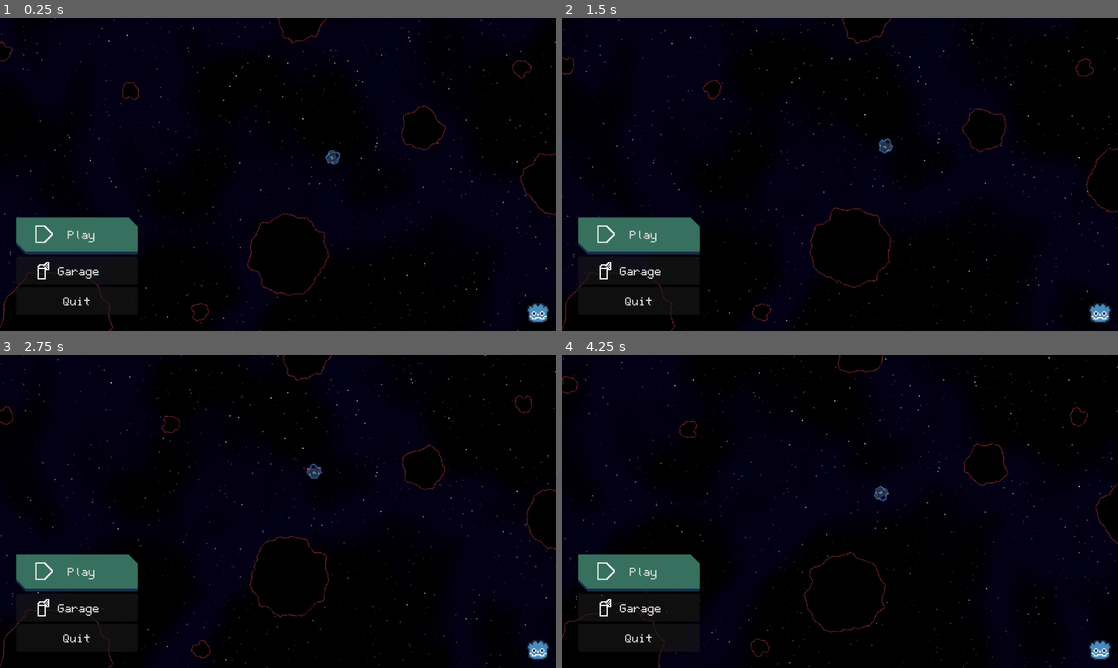
Above: before the commit, frames 1-4 (two rows, left to right).
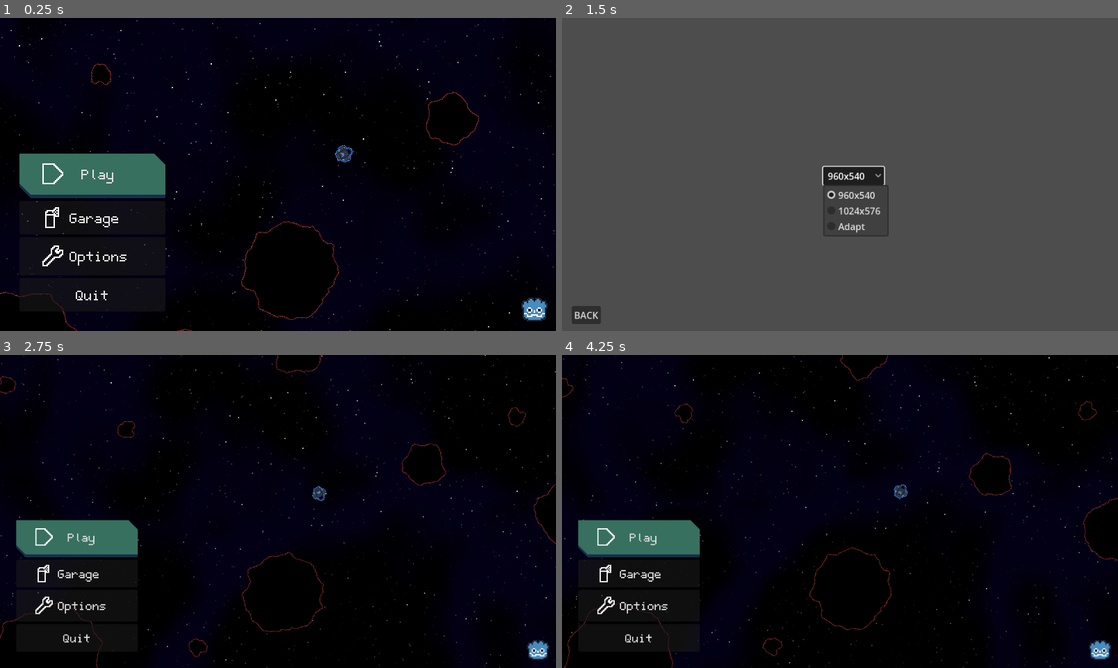
Above: after the commit, the same moments.

Repository: A5TR0spud/asterdrift_redshift
Game: Godot game, scene res://Scenes/Menus/main_menu.tscn
Same seed, same stepped clock (60 frames per second), same inputs: the game is played once before the commit and once after it.
Inputs (mouse positions are in pixels of both pictures, inside the frame that each line leads up to):
- Up to frame 1 (0.25 s): no input
- Up to frame 2 (1.5 s): click (656, 255) at 0.5 s, where only the run after the commit has a clickable "Options"; click (851, 174) at 1.25 s, where only the run after the commit has a clickable "960x540"
- Up to frame 3 (2.75 s): click (22, 652) at 2 s, where only the run after the commit has a clickable "BACK"
- Up to frame 4 (4.25 s): click "Play" at 2.75 s; click "main menu" at 3.5 s

The runs differ from the first frame. In frame 1, 8.9% of the frame differs, in the area x 0-100%, y 0-100%; in frame 2, 100%; in frame 3, 6.5%; in frame 4, 6.5%.

Commit message:
Resolution, Radar Fix

Diff:
--- a/Scenes/Menus/control.gd
+++ b/Scenes/Menus/control.gd
@@ -9,7 +9,7 @@
 
 
 func _on_options_pressed():
-	pass
+	get_tree().change_scene_to_file("res://Scenes/Menus/options.tscn")
 
 
 func _on_quit_pressed():
--- /dev/null
+++ b/Scenes/Menus/main_menu.gd
@@ -0,0 +1,13 @@
+extends Node2D
+
+
+func _ready():
+	var newSize: Vector2 = Vector2(960, 540)
+	newSize.x = DataManager.Load("ResolutionX", newSize.x)
+	newSize.y = DataManager.Load("ResolutionY", newSize.y)
+
+	if DataManager.Load("ResolutionIndex", -1) == -1:
+		newSize = DisplayServer.screen_get_size() * 0.5
+
+	var root = get_tree().root
+	root.content_scale_size = newSize
--- a/Scenes/Menus/main_menu.tscn
+++ b/Scenes/Menus/main_menu.tscn
@@ -1,5 +1,6 @@
-[gd_scene load_steps=20 format=3 uid="uid://dloxvgj0o0aas"]
-
+[gd_scene load_steps=21 format=3 uid="uid://dloxvgj0o0aas"]
+
+[ext_resource type="Script" path="res://Scenes/Menus/main_menu.gd" id="1_7n6q0"]
 [ext_resource type="Script" path="res://Scenes/Menus/control.gd" id="1_mr2mu"]
 [ext_resource type="Texture2D" uid="uid://ccgxfu1vo0nw5" path="res://Assets/UI/Icons/Play.png" id="2_i8p1f"]
 [ext_resource type="FontFile" uid="uid://bj06oub24ay2o" path="res://Assets/Font/Aster.ttf" id="2_utqbt"]
@@ -52,6 +53,7 @@
 size = Vector2(970, 550)
 
 [node name="MainMenu" type="Node2D"]
+script = ExtResource("1_7n6q0")
 
 [node name="CanvasLayer" type="CanvasLayer" parent="."]
 
@@ -94,9 +96,10 @@
 alignment = 0
 
 [node name="Options" type="Button" parent="CanvasLayer/Control/VBoxContainer"]
-visible = false
 custom_minimum_size = Vector2(0, 55)
 layout_mode = 2
+theme_override_fonts/font = ExtResource("2_utqbt")
+theme_override_font_sizes/font_size = 32
 text = "Options
 "
 icon = ExtResource("4_ino3e")
--- /dev/null
+++ b/Scenes/Menus/options.gd
@@ -0,0 +1,31 @@
+extends Node2D
+class_name Options
+
+var selIndex: int = 1
+var Resolution: Vector2 = Vector2(960, 540)
+
+func _ready():
+	selIndex = DataManager.Load("ResolutionIndex", selIndex)
+	Resolution.x = DataManager.Load("ResolutionX", Resolution.x)
+	Resolution.y = DataManager.Load("ResolutionY", Resolution.y)
+	$CanvasLayer/Control/OptionButton.select(selIndex)
+	_on_option_button_item_selected(selIndex)
+
+func _on_button_pressed():
+	get_tree().change_scene_to_file("res://Scenes/Menus/main_menu.tscn")
+
+
+func _on_option_button_item_selected(index):
+	var root = get_tree().root
+	var newSize: Vector2 = Vector2(960, 540)
+	if index == 0:
+		newSize = Vector2(960, 540)
+	elif index == 1:
+		newSize = Vector2(1024, 576)
+	elif index == 2:
+		newSize = 0.5 * DisplayServer.screen_get_size(DisplayServer.window_get_current_screen())
+	root.content_scale_size = newSize
+	selIndex = index
+	DataManager.Save("ResolutionIndex", selIndex)
+	DataManager.Save("ResolutionX", newSize.x)
+	DataManager.Save("ResolutionY", newSize.y)
--- /dev/null
+++ b/Scenes/Menus/options.tscn
@@ -0,0 +1,50 @@
+[gd_scene load_steps=2 format=3 uid="uid://cujhuogujxuo5"]
+
+[ext_resource type="Script" path="res://Scenes/Menus/options.gd" id="1_ysgo7"]
+
+[node name="Options" type="Node2D"]
+script = ExtResource("1_ysgo7")
+
+[node name="CanvasLayer" type="CanvasLayer" parent="."]
+
+[node name="Control" type="Control" parent="CanvasLayer"]
+layout_mode = 3
+anchors_preset = 15
+anchor_right = 1.0
+anchor_bottom = 1.0
+grow_horizontal = 2
+grow_vertical = 2
+
+[node name="OptionButton" type="OptionButton" parent="CanvasLayer/Control"]
+layout_mode = 1
+anchors_preset = 1
+anchor_left = 1.0
+anchor_right = 1.0
+offset_left = -509.0
+offset_top = 257.0
+offset_right = -404.0
+offset_bottom = 288.0
+grow_horizontal = 0
+selected = 2
+item_count = 3
+popup/item_0/text = "960x540"
+popup/item_1/text = "1024x576"
+popup/item_1/id = 1
+popup/item_2/text = "Adapt"
+popup/item_2/id = 2
+
+[node name="Button" type="Button" parent="CanvasLayer/Control"]
+layout_mode = 1
+anchors_preset = 2
+anchor_top = 1.0
+anchor_bottom = 1.0
+offset_left = 17.0
+offset_top = -20.0
+offset_right = 25.0
+offset_bottom = -12.0
+grow_vertical = 0
+text = "BACK
+"
+
+[connection signal="item_selected" from="CanvasLayer/Control/OptionButton" to="." method="_on_option_button_item_selected"]
+[connection signal="pressed" from="CanvasLayer/Control/Button" to="." method="_on_button_pressed"]
--- a/Scenes/Player/Player.tscn
+++ b/Scenes/Player/Player.tscn
@@ -28,6 +28,7 @@
 [ext_resource type="Shader" path="res://Shaders/PixelCircle.gdshader" id="23_743qs"]
 [ext_resource type="Texture2D" uid="uid://xgkoxrkco1x6" path="res://Assets/Ships/Upgrades/ShieldDeflection.png" id="23_p2wwt"]
 [ext_resource type="Shader" path="res://Shaders/TractorBay.gdshader" id="25_8rbcp"]
+[ext_resource type="Shader" path="res://Shaders/Tesla.gdshader" id="29_g5u7d"]
 [ext_resource type="Script" path="res://Scenes/Player/radar.gd" id="29_xcgy5"]
 
 [sub_resource type="CircleShape2D" id="CircleShape2D_kl7m2"]
@@ -146,6 +147,9 @@
 [sub_resource type="CircleShape2D" id="CircleShape2D_m7d02"]
 radius = 24.0
 
+[sub_resource type="ShaderMaterial" id="ShaderMaterial_5rid5"]
+shader = ExtResource("29_g5u7d")
+
 [sub_resource type="CircleShape2D" id="CircleShape2D_qliv8"]
 radius = 768.0
 
@@ -458,6 +462,7 @@
 grow_vertical = 2
 
 [node name="MagnetArea" type="Area2D" parent="."]
+visible = false
 z_index = -200
 z_as_relative = false
 rotation = 1.5708
@@ -518,7 +523,6 @@
 scale = Vector2(10, 10)
 
 [node name="ShieldProjector" type="Area2D" parent="."]
-visible = false
 top_level = true
 rotation = -1.5708
 collision_layer = 0
@@ -531,6 +535,7 @@
 debug_color = Color(0, 0.595, 0.7, 0)
 
 [node name="BounceShield" type="Sprite2D" parent="ShieldProjector"]
+visible = false
 top_level = true
 texture = ExtResource("23_p2wwt")
 
@@ -538,7 +543,16 @@
 remote_path = NodePath("../BounceShield")
 update_rotation = false
 
+[node name="TeslaRect" type="ColorRect" parent="ShieldProjector"]
+visible = false
+material = SubResource("ShaderMaterial_5rid5")
+offset_left = -60.0
+offset_top = -60.0
+offset_right = 60.0
+offset_bottom = 60.0
+
 [node name="Radar" type="Area2D" parent="."]
+visible = false
 top_level = true
 rotation = -1.5708
 collision_layer = 0
--- a/Scenes/Player/radar.gd
+++ b/Scenes/Player/radar.gd
@@ -8,7 +8,7 @@
 @onready var Player := $".."
 
 func _ready():
-	if UpgradesManager.Load("Dish") < 1 || !Player.CAN_MOVE || Player.IS_IN_GARAGE:
+	if UpgradesManager.Load("Dish") + UpgradesManager.Load("Radar") < 1 || !Player.CAN_MOVE || Player.IS_IN_GARAGE:
 		queue_free()
 		hide()
 	else:
@@ -34,7 +34,10 @@
 
 func _on_body_entered(body):
 	if body is Entity:
-		TrackedBodies.append(body)
+		if UpgradesManager.Load("Dish") > 0 && body.isAsteroid:
+			TrackedBodies.append(body)
+		elif UpgradesManager.Load("Radar") > 0 && body is Collectable:
+			TrackedBodies.append(body)
 		_reload_child_count()
 
 func _on_body_exited(body):
--- /dev/null
+++ b/Shaders/Tesla.gdshader
@@ -0,0 +1,33 @@
+shader_type canvas_item;
+
+float badMod(float v, float i) {
+	while (v < 0.0) {
+		v += i;
+	}
+	while (v > i) {
+		v -= i;
+	}
+	return v / i;
+}
+
+void fragment() {
+	vec2 localCoord = UV * 2.0 - 1.0;
+	float dist = length(localCoord);
+	if (dist > 1.0) {
+		discard;
+	}
+	float angle = atan(localCoord.y, localCoord.x) * 0.159154570919;
+	float a = 1.0;
+	a = angle + 0.5;
+	float dif = badMod(a - TIME * 0.1, 1.0);
+	float angledA = max(dif, 1.0 - dif) * 2.0 - 1.0;
+	a = angledA;
+	float timeVariance = badMod(TIME, 1.0);
+	a *= abs(dist - 0.5) * (2.0 - angledA) + angledA;
+	a *= dist * 0.5 + 0.5;
+	a -= dist;
+	a *= 2.0;
+	a -= 1.0 - dist;
+	a *= 2.0;
+	COLOR.a = a;
+}
--- /dev/null
+++ b/Shaders/Wormhole.gdshader
@@ -0,0 +1,33 @@
+shader_type canvas_item;
+
+uniform float TIME_COEFFICIENT = -0.1;
+uniform float ANGLE_STEP = 0.5;
+uniform float PULSE_COEFFICIENT = 0.0;
+uniform float PULSE_TIME_COEFFICIENT = 1.0;
+uniform float PULSE_DIST_COEFFICIENT = 5.0;
+uniform float PULSE_GROW_COEFFICIENT = 5.0;
+
+float badMod(float v, float i) {
+	v = abs(v);
+	while (v > i) {
+		v -= i;
+	}
+	return v / i;
+}
+
+void fragment() {
+	vec2 localCoord = UV * 2.0 - 1.0;
+	float dist = length(localCoord);
+	if (dist > 1.0) {
+		discard;
+	}
+	float angle = atan(localCoord.y, localCoord.x) * 0.159154570919;
+	angle += 0.1 * PULSE_COEFFICIENT * sin(-PULSE_GROW_COEFFICIENT * TIME + dist * PULSE_DIST_COEFFICIENT + cos(TIME * PULSE_TIME_COEFFICIENT));
+	angle += 0.5 * dist;
+	float a = badMod(angle + 0.5 + TIME * TIME_COEFFICIENT, ANGLE_STEP);
+	a -= dist;
+
+	a = sign(a);
+	a = clamp(a, 0.0, 1.0);
+	COLOR.a = a;
+}
--- a/project.godot
+++ b/project.godot
@@ -26,6 +26,7 @@
 window/size/viewport_height=540
 window/size/mode=4
 window/stretch/mode="viewport"
+window/stretch/aspect="expand"
 window/stretch/scale_mode="integer"
 mouse_cursor/custom_image="res://Cursor.png"
 
Binary file changed: Assets/Ships/Upgrades/RadarCore.png
Binary file changed: Assets/Ships/Upgrades/RadarDanger.png
Not shown: 1 places in Scenes/Player/Player.tscn that only renumber resources
Not shown, changed: CHANGELOG.md
